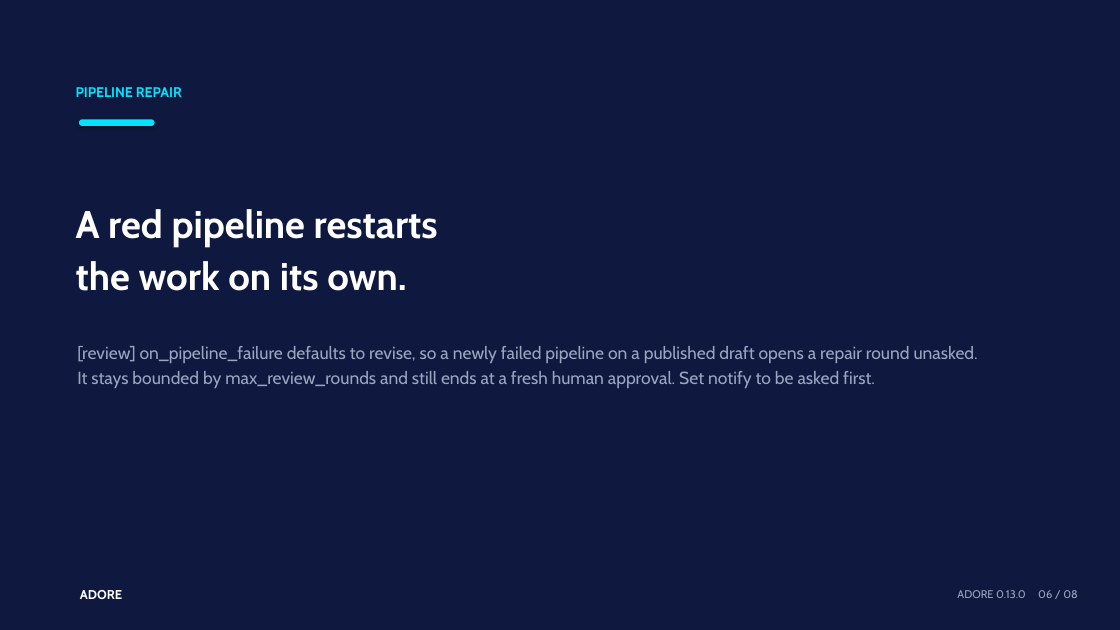
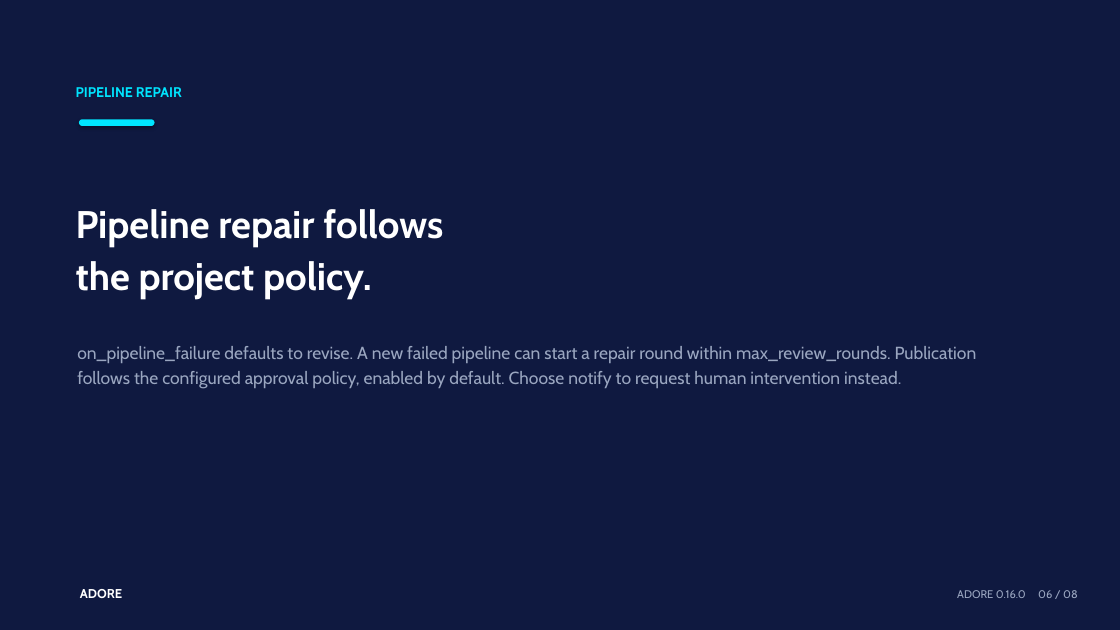
Before and after one commit to DDP-Engineering/AgenticDeliveryOrchestratorRuntimeEngine, a slide deck: slide 6 of 01_Documentation/Operator_Cheat_Sheets/Presentations/ADORE_03_Monitoring_And_Steering.pptx. Drawn at 1120x630 pixels with LibreOffice and Linux fonts; fonts in the diff are those of the drawing. Boxes give left, top, right and bottom in pixels: in the first picture for what was removed or moved away, otherwise in the second. Text is boxed around its words. In the diff, an @@ line names an element or a change of style, - is before the commit and + after.

```diff
--- a/01_Documentation/Operator_Cheat_Sheets/Presentations/ADORE_03_Monitoring_And_Steering.pptx
+++ b/01_Documentation/Operator_Cheat_Sheets/Presentations/ADORE_03_Monitoring_And_Steering.pptx
@@ text at (76, 209, 443, 299): text changed @@
-A red pipeline restarts
-the work on its own.
+Pipeline repair follows
+the project policy.
@@ text at (77, 346, 977, 389): text changed @@
-[review] on_pipeline_failure defaults to revise, so a newly failed pipeline on a published draft opens a repair round unasked. It stays bounded by max_review_rounds and still ends at a fresh human approval. Set notify to be asked first.
+on_pipeline_failure defaults to revise. A new failed pipeline can start a repair round within max_review_rounds. Publication follows the configured approval policy, enabled by default. Choose notify to request human intervention instead.
@@ text at (957, 590, 1078, 598): text changed @@
-ADORE 0.13.0 06 / 08
+ADORE 0.16.0 06 / 08
```
Also in this commit, not shown: 7 other slides changed, 27 other files.
